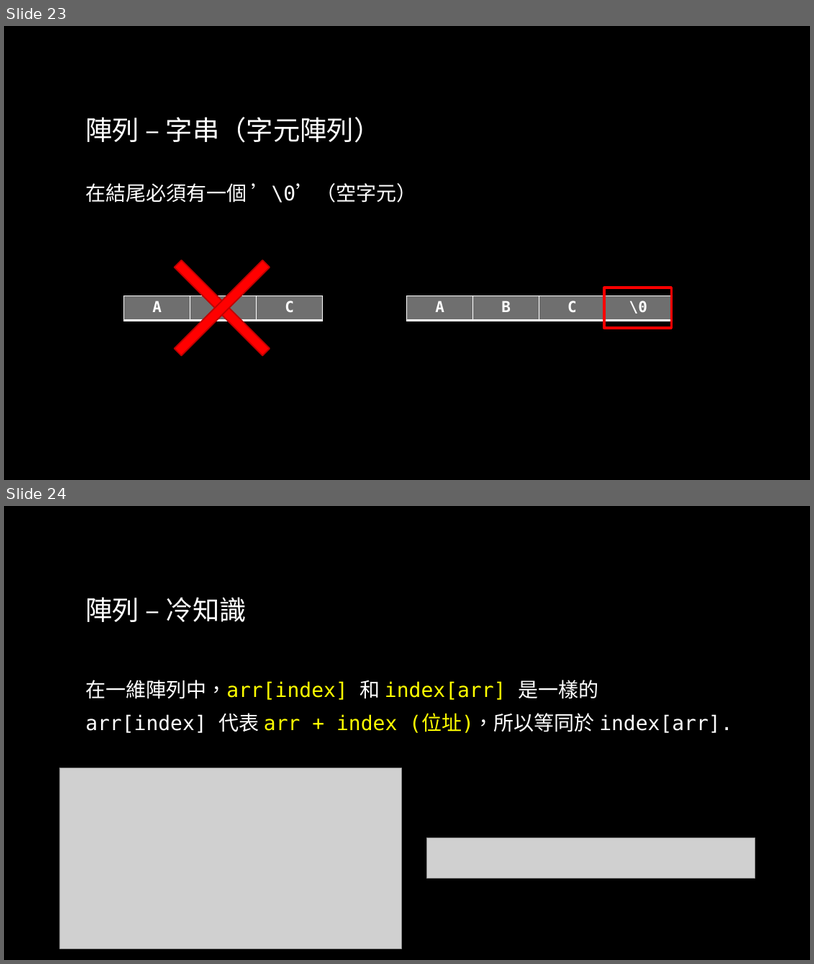
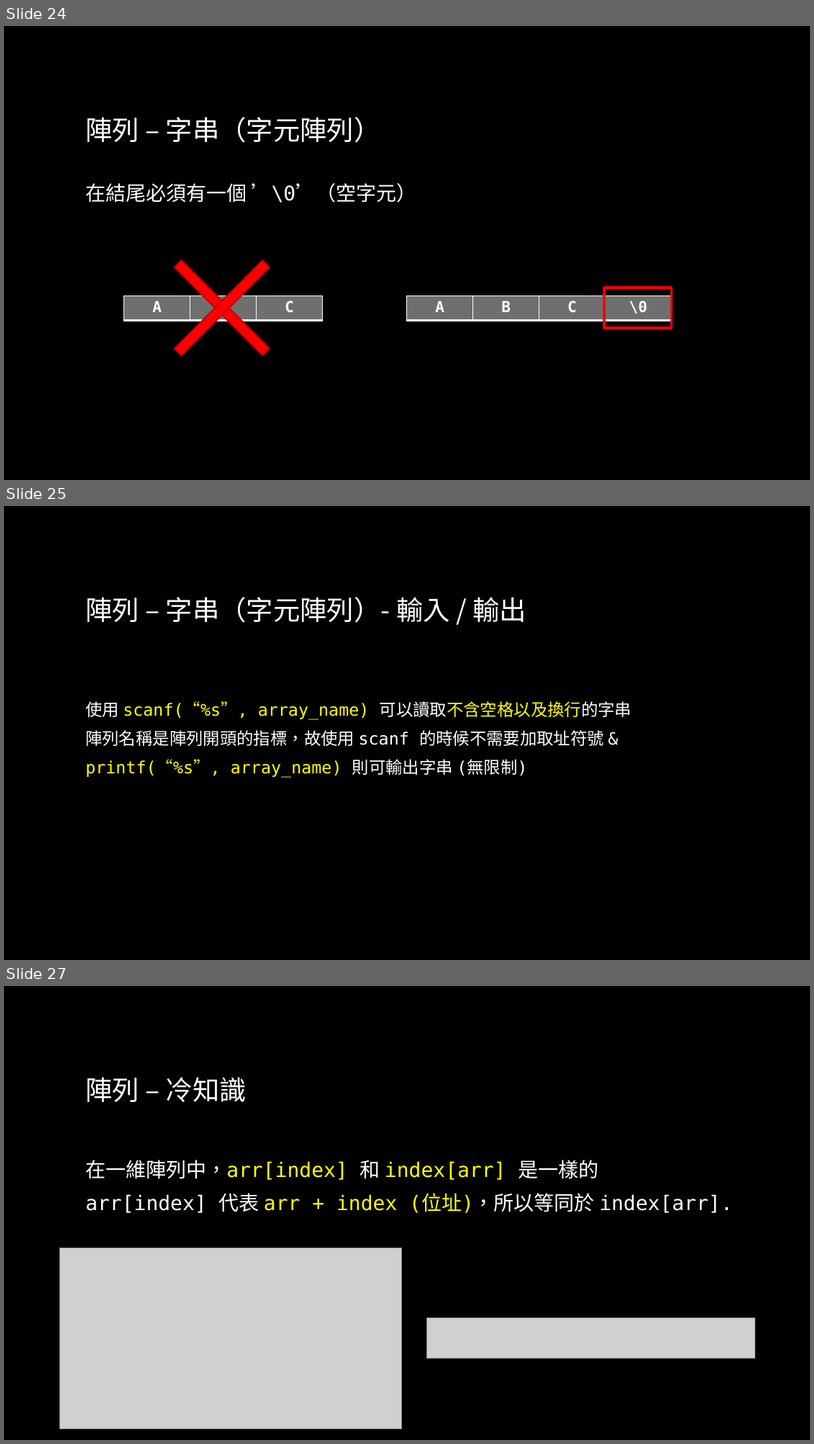
Before and after one commit to liuutin9/2023_summer_camp, a slide deck: 電機_C_Day_2.pptx. Shown one above the other, each under a label of ours: slides 23 and 24 before the commit, slides 24, 25 and 27 after it; the slides between them are not shown. The pictures are 814x964 and 814x1444 pixels, drawn with LibreOffice and Linux fonts; fonts in the diff are those of the drawing; grey boxes stand for pictures; background and template pictures are left out. Boxes give left, top, right and bottom in pixels: in the first picture for what was removed or moved away, otherwise in the second. Text is boxed around its words. In the diff, an @@ line names an element or a change of style, - is before the commit and + after.

```diff
--- a/電機_C_Day_2.pptx
+++ b/電機_C_Day_2.pptx
@@ slide 25 added at [4, 506, 810, 960], background picture (left out) @@
@@ title added at [85, 597, 527, 623], 32 pt, text gradient #FFFFFF to #A6A6A6 @@
+陣列 – 字串（字元陣列）- 輸入 / 輸出
@@ text added at [85, 701, 633, 777], 20 pt, text gradient #FFFFFF to #BFBFBF @@
+使用 scanf(“%s”, array_name) 可以讀取不含空格以及換行的字串
+陣列名稱是陣列開頭的指標，故使用 scanf 的時候不需要加取址符號 &
+printf(“%s”, array_name) 則可輸出字串 (無限制)
@@ what was slide 23 is now slide 24 @@
@@ what was slide 24 is now slide 27 @@
```
Also in this commit, not shown: 2 other slides added.
